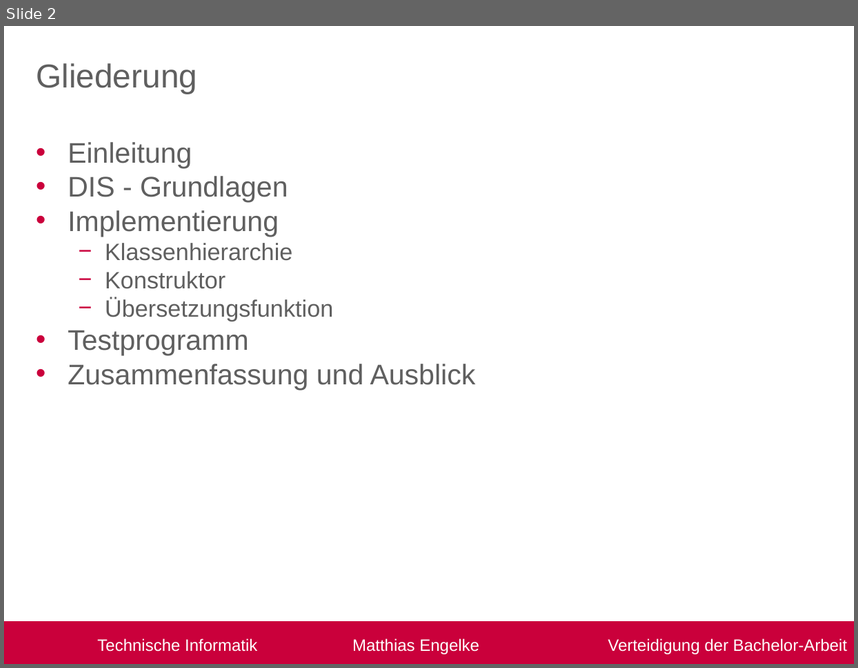
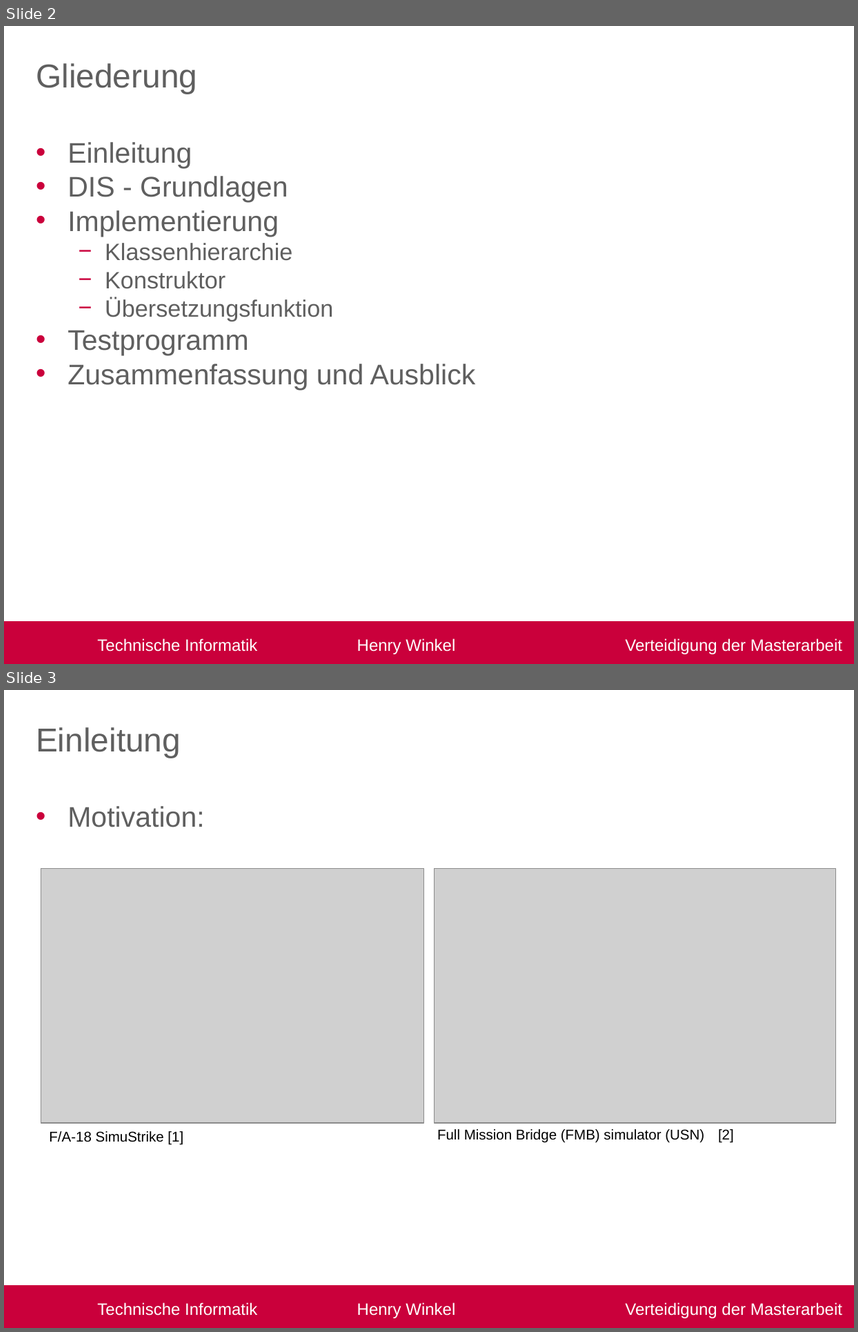
Before and after one commit to R3D454/Masterarbeit, a slide deck: Verteitigung.pptx. Shown one above the other, each under a label of ours: slide 2 before the commit, slides 2 and 3 after it. The pictures are 858x668 and 858x1332 pixels, drawn with LibreOffice and Linux fonts; fonts in the diff are those of the drawing; grey boxes stand for pictures; background and template pictures are left out. Boxes give left, top, right and bottom in pixels: in the first picture for what was removed or moved away, otherwise in the second. Text is boxed around its words. In the diff, an @@ line names an element or a change of style, - is before the commit and + after.

Commit message:
add: Verteidigung V0.2

```diff
--- a/Verteitigung.pptx
+++ b/Verteitigung.pptx
@@ slide 3 added at box(4, 690, 854, 1328), background #FFFFFF; not listed: 1 template element that a slide beside it also shows @@
@@ title added at box(36, 727, 181, 758), 28 pt, text #5F5F5F @@
+Einleitung
@@ text added at box(67, 806, 204, 827), 24 pt, text #5F5F5F @@
+• Motivation:
@@ picture added at box(41, 869, 424, 1123) @@
@@ picture added at box(434, 869, 835, 1123) @@
@@ text added at box(49, 1131, 183, 1145), 12 pt, text #000000 @@
+F/A-18 SimuStrike [1]
@@ text added at box(437, 1129, 734, 1143), 12 pt, text #000000 @@
+Full Mission Bridge (FMB) simulator (USN) [2]
@@ slide 2 changed as well @@
@@ text in rectangle at box(97, 638, 842, 654): text changed @@
-Technische Informatik Matthias Engelke Verteidigung der Bachelor-Arbeit
+Technische Informatik Henry Winkel Verteidigung der Masterarbeit
```
Also in this commit, not shown: 2 other slides changed, 6 other slides added, 1 slide removed, 9 other files.
